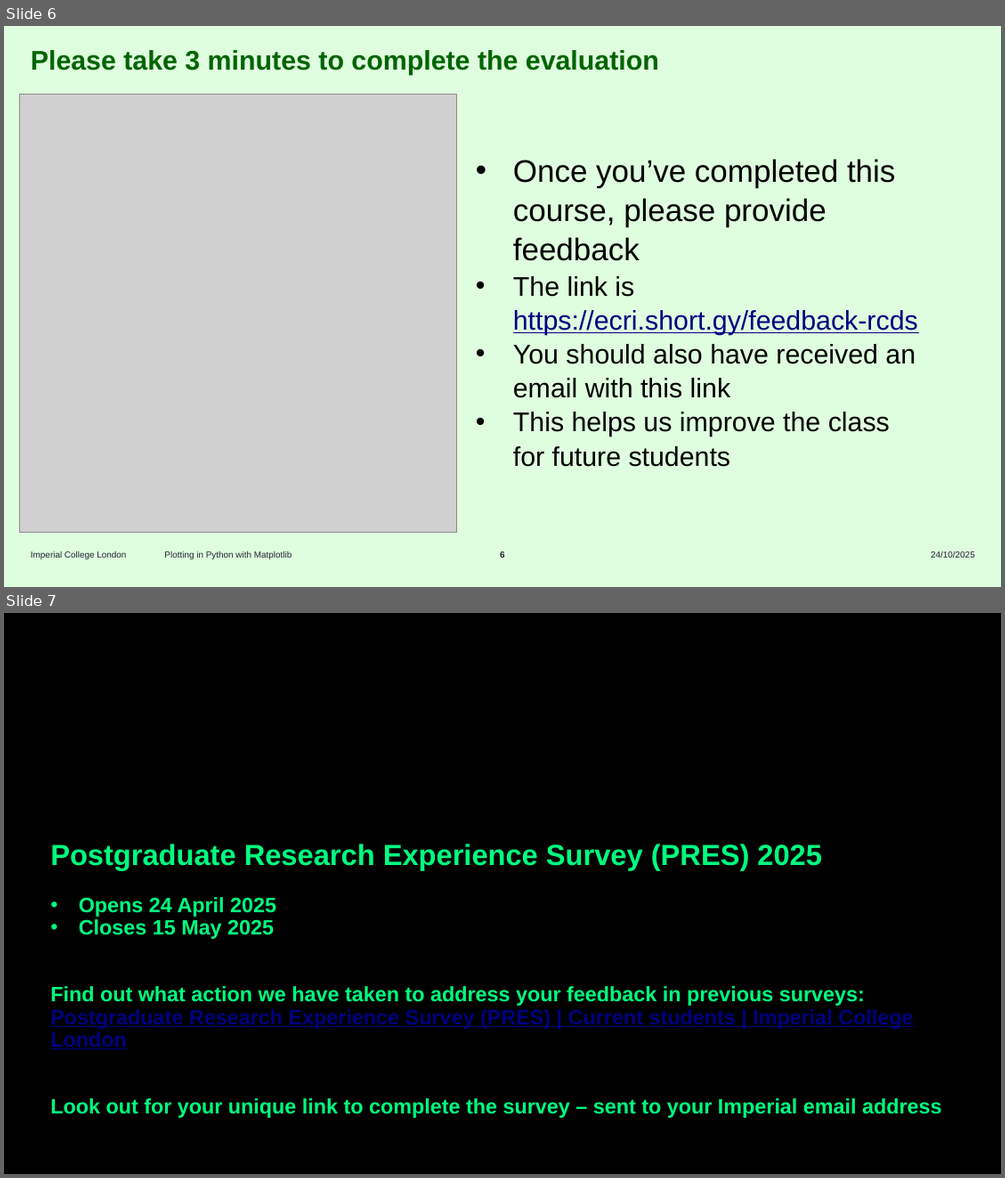
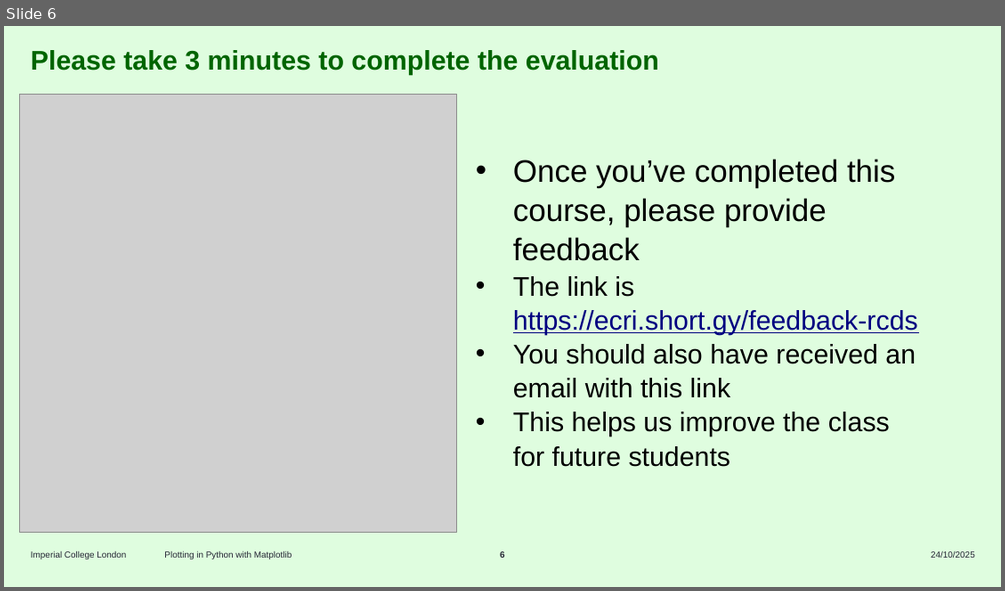
Before and after one commit to ImperialCollegeLondon/RCDS-plotting-in-python-with-matplotlib, a slide deck: Plotting in Python with Matplotlib Slides.pptx. Shown one above the other, each under a label of ours: slides 6 and 7 before the commit, slide 6 after it. The pictures are 1005x1178 and 1005x591 pixels, drawn with LibreOffice and Linux fonts; fonts in the diff are those of the drawing; grey boxes stand for pictures; background and template pictures are left out. Boxes give left, top, right and bottom in pixels: in the first picture for what was removed or moved away, otherwise in the second. Text is boxed around its words. In the diff, an @@ line names an element or a change of style, - is before the commit and + after.

Commit message:
Removed PRES slide

```diff
--- a/Plotting in Python with Matplotlib Slides.pptx
+++ b/Plotting in Python with Matplotlib Slides.pptx
@@ slide 7 removed at bbox=[4, 613, 1001, 1174], background #000000 @@
@@ text removed at bbox=[50, 844, 942, 1118] @@
-Postgraduate Research Experience Survey (PRES) 2025
-• Opens 24 April 2025
-• Closes 15 May 2025
-Find out what action we have taken to address your feedback in previous surveys: Postgraduate Research Experience Survey (PRES) | Current students | Imperial College London
-Look out for your unique link to complete the survey – sent to your Imperial email address
```
